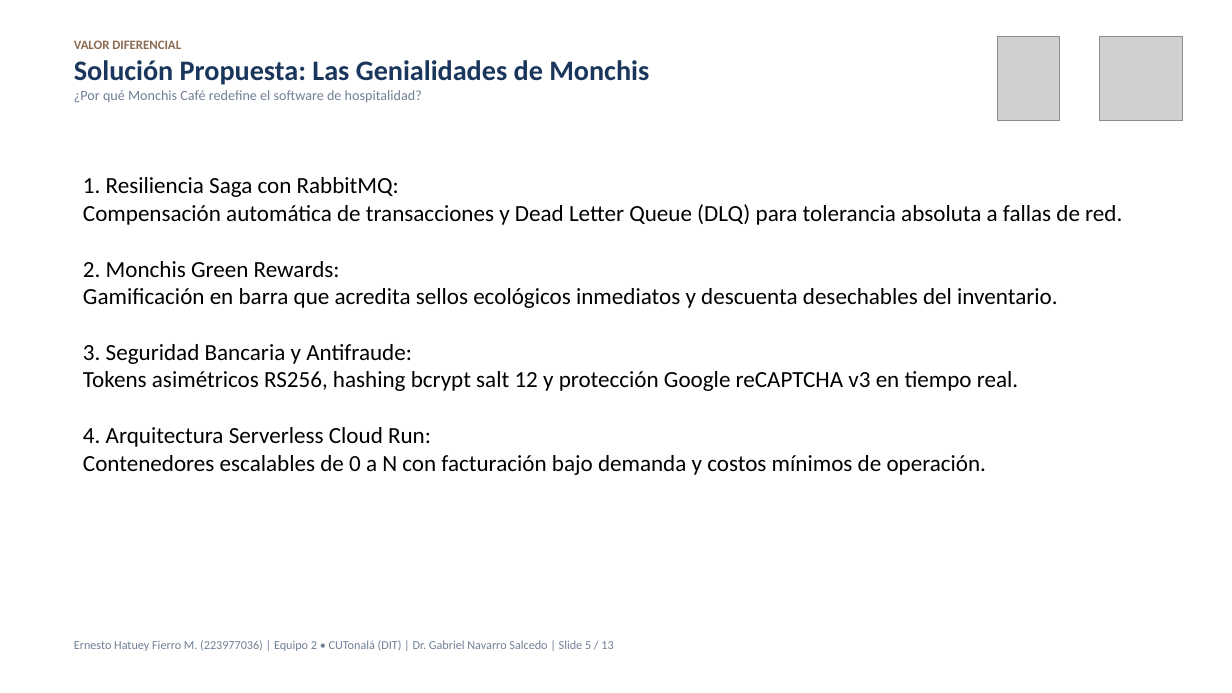
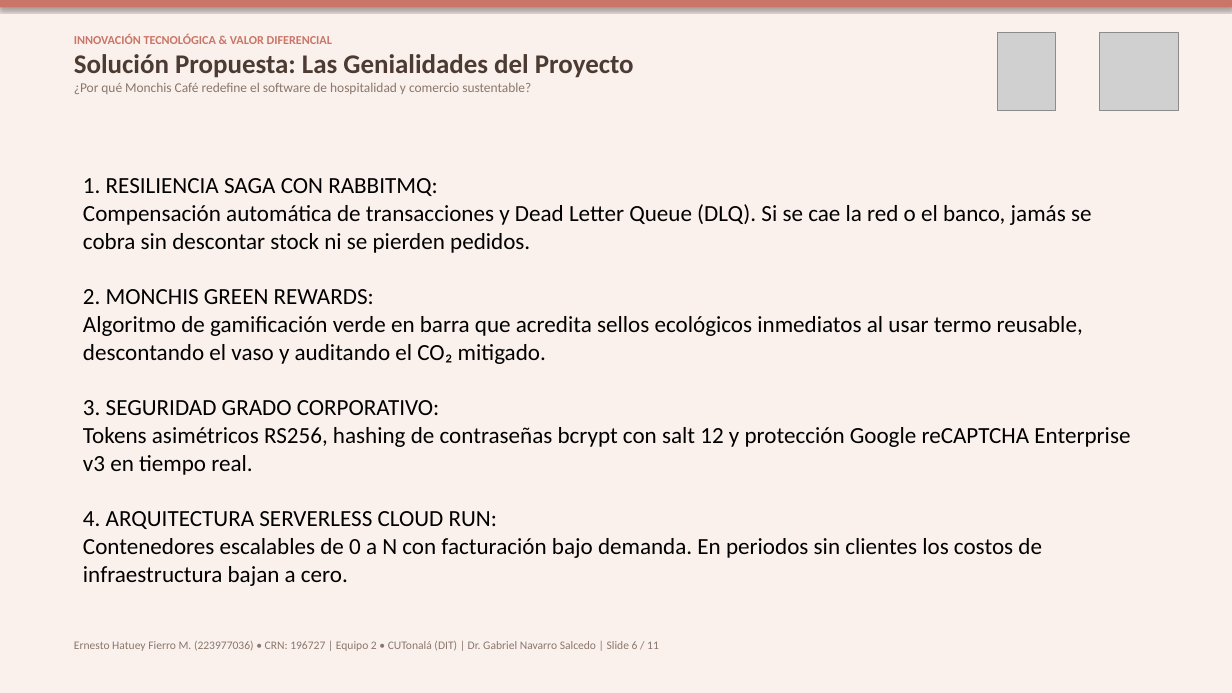
Before and after one commit to ErnestoFM/Proyecto, a slide deck: slide 6 of docs/presentacion/expodit/Presentacion_ExpoDIT_Monchis_Cafe.pptx (slide 5 before the commit). Drawn at 1232x693 pixels with LibreOffice and Linux fonts; fonts in the diff are those of the drawing; grey boxes stand for pictures. Boxes give left, top, right and bottom in pixels: in the first picture for what was removed or moved away, otherwise in the second. Text is boxed around its words. In the diff, an @@ line names an element or a change of style, - is before the commit and + after.

```diff
--- a/docs/presentacion/expodit/Presentacion_ExpoDIT_Monchis_Cafe.pptx
+++ b/docs/presentacion/expodit/Presentacion_ExpoDIT_Monchis_Cafe.pptx
@@ background #FFFFFF to #FBF1EC @@
@@ rectangle added at (0, 0, 1232, 7), fill #C97567 @@
@@ text at (74, 34, 634, 94): text changed; size 11 to 10.5 pt; text colour #718096 to #8A776D @@
-VALOR DIFERENCIAL
-Solución Propuesta: Las Genialidades de Monchis
-¿Por qué Monchis Café redefine el software de hospitalidad?
+INNOVACIÓN TECNOLÓGICA & VALOR DIFERENCIAL
+Solución Propuesta: Las Genialidades del Proyecto
+¿Por qué Monchis Café redefine el software de hospitalidad y comercio sustentable?
@@ picture: place and size @@
-picture at (998, 37, 1059, 120)
+picture at (998, 32, 1056, 111)
@@ picture: place and size @@
-picture at (1100, 37, 1183, 120)
+picture at (1100, 32, 1178, 111)
@@ text at (83, 178, 1130, 586): text changed @@
-1. Resiliencia Saga con RabbitMQ:
-Compensación automática de transacciones y Dead Letter Queue (DLQ) para tolerancia absoluta a fallas de red.
-2. Monchis Green Rewards:
-Gamificación en barra que acredita sellos ecológicos inmediatos y descuenta desechables del inventario.
-3. Seguridad Bancaria y Antifraude:
-Tokens asimétricos RS256, hashing bcrypt salt 12 y protección Google reCAPTCHA v3 en tiempo real.
-4. Arquitectura Serverless Cloud Run:
-Contenedores escalables de 0 a N con facturación bajo demanda y costos mínimos de operación.
+1. RESILIENCIA SAGA CON RABBITMQ:
+Compensación automática de transacciones y Dead Letter Queue (DLQ). Si se cae la red o el banco, jamás se cobra sin descontar stock ni se pierden pedidos.
+2. MONCHIS GREEN REWARDS:
+Algoritmo de gamificación verde en barra que acredita sellos ecológicos inmediatos al usar termo reusable, descontando el vaso y auditando el CO₂ mitigado.
+3. SEGURIDAD GRADO CORPORATIVO:
+Tokens asimétricos RS256, hashing de contraseñas bcrypt con salt 12 y protección Google reCAPTCHA Enterprise v3 en tiempo real.
+4. ARQUITECTURA SERVERLESS CLOUD RUN:
+Contenedores escalables de 0 a N con facturación bajo demanda. En periodos sin clientes los costos de infraestructura bajan a cero.
@@ text at (74, 641, 659, 651): text changed; size 9.5 to 9 pt; text colour #718096 to #8A776D @@
-Ernesto Hatuey Fierro M. (223977036) | Equipo 2 • CUTonalá (DIT) | Dr. Gabriel Navarro Salcedo | Slide 5 / 13
+Ernesto Hatuey Fierro M. (223977036) • CRN: 196727 | Equipo 2 • CUTonalá (DIT) | Dr. Gabriel Navarro Salcedo | Slide 6 / 11
```
Also in this commit, not shown: 9 other slides changed, 1 slide added, 3 slides removed, 11 other files.
